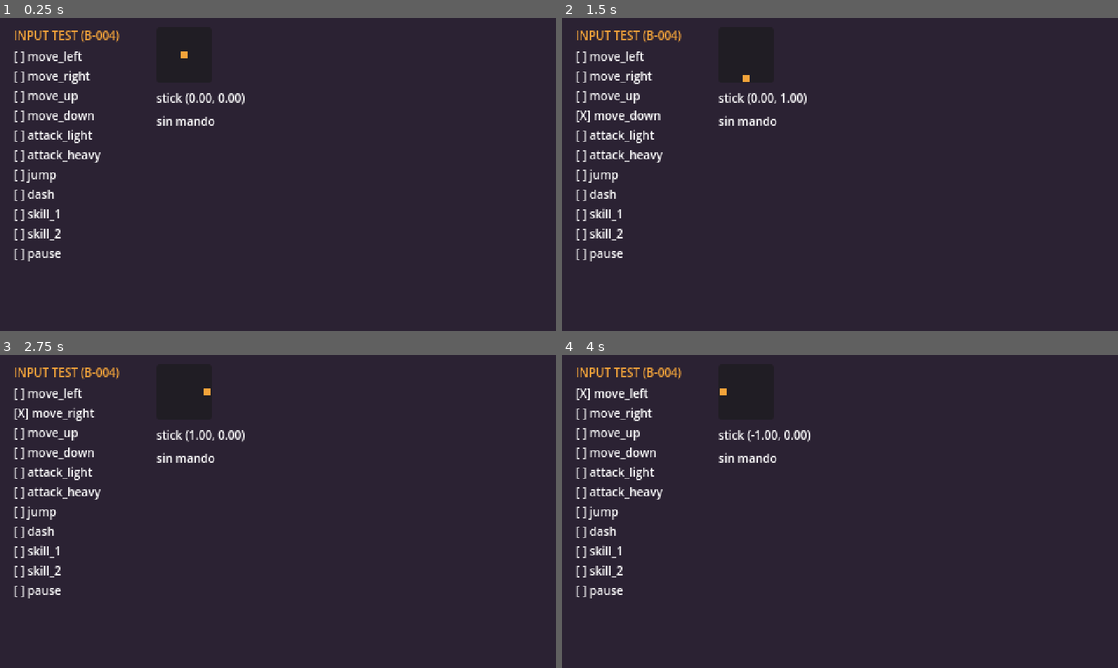
Above: before the commit, frames 1-4 (two rows, left to right).
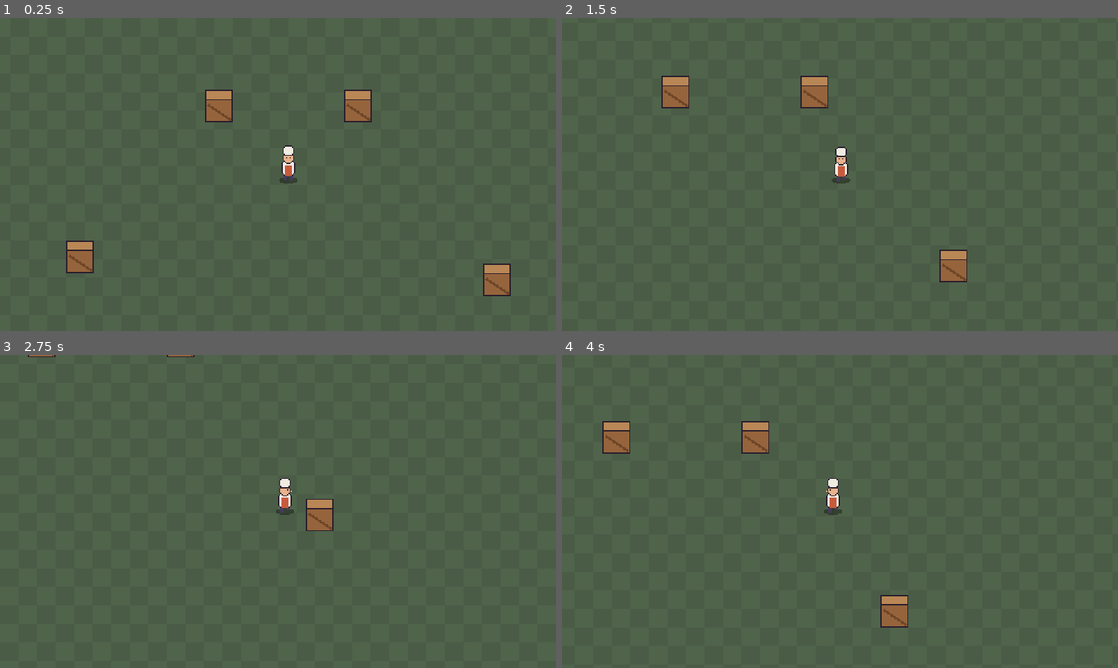
Above: after the commit, the same moments.

Repository: xNeku/cookerlegacy
Game: Godot game, scene res://game/main/main.tscn
Two runs of this game, one before a commit and one after it. Both use one fixed random seed, a clock stepped at 60 frames per second and the inputs below.
Inputs:
- Up to frame 1 (0.25 s): no input
- Up to frame 2 (1.5 s): hold D (move_right) 0.53-1.28 s; tap K (attack_heavy) at 0.6 s; tap Space (jump) at 0.77 s; hold S (move_down) from 1.28 s (still down); tap J (attack_light) at 1.35 s
- Up to frame 3 (2.75 s): tap Space (jump) at 1.52 s; release S (move_down) at 2.03 s; hold D (move_right) from 2.03 s (still down); tap L (dash) at 2.1 s
- Up to frame 4 (4 s): release D (move_right) at 2.78 s; hold W (move_up) 2.78-3.53 s; tap K (attack_heavy) at 2.85 s; tap Space (jump) at 3.02, 3.77 s; hold A (move_left) from 3.53 s (still down); tap J (attack_light) at 3.6 s

The runs differ from the first frame. In frame 1, 99% of the frame differs, in the area x 0-100%, y 0-100%; in frame 2, 100%; in frame 3, 100%; in frame 4, 100%.

Commit message:
B-006: cocinero con movimiento analógico, anim 4 dir, máquina de estados, cámara y arena mínima con Y-sort
Co-Authored-By: Claude Opus 5.5 <noreply@anthropic.com>
Claude-Session: https://claude.ai/code/session_019opLeEuLpxTACDT7pgCg4z

Diff:
--- /dev/null
+++ b/game/camera/game_camera.gd
@@ -0,0 +1,18 @@
+class_name GameCamera
+extends Camera2D
+## Cámara que sigue a un objetivo. El suavizado y los límites son propiedades de Camera2D
+## (Inspector › Position Smoothing / Limit). Aquí vivirá el screenshake (B-011).
+
+## Nodo al que sigue (normalmente el Player).
+@export var target: Node2D
+
+
+func _ready() -> void:
+	if target:
+		global_position = target.global_position
+		reset_smoothing()
+
+
+func _physics_process(_delta: float) -> void:
+	if target:
+		global_position = target.global_position
--- /dev/null
+++ b/game/camera/game_camera.tscn
@@ -0,0 +1,9 @@
+[gd_scene format=3]
+
+[ext_resource type="Script" path="res://game/camera/game_camera.gd" id="1_cam"]
+
+[node name="GameCamera" type="Camera2D"]
+process_callback = 0
+position_smoothing_enabled = true
+position_smoothing_speed = 8.0
+script = ExtResource("1_cam")
--- /dev/null
+++ b/game/core/state.gd
@@ -0,0 +1,27 @@
+class_name State
+extends Node
+## Un estado de una StateMachine. Cada estado es un nodo hijo de la máquina.
+## Se sobreescriben solo las funciones que hagan falta.
+
+## Máquina a la que pertenece. La asigna StateMachine al arrancar.
+var machine: StateMachine
+
+
+## Al entrar en el estado. `previous` es el estado del que venimos (null al arrancar).
+func enter(_previous: State) -> void:
+	pass
+
+
+## Al salir del estado.
+func exit() -> void:
+	pass
+
+
+## Cada frame de física mientras el estado está activo.
+func physics_update(_delta: float) -> void:
+	pass
+
+
+## Input suelto (pulsaciones) mientras el estado está activo.
+func handle_input(_event: InputEvent) -> void:
+	pass
--- /dev/null
+++ b/game/core/state_machine.gd
@@ -0,0 +1,59 @@
+class_name StateMachine
+extends Node
+## Ejecuta un estado cada vez. Los estados son sus nodos hijo (State).
+## Para añadir un estado: nodo hijo nuevo con un script que extienda State.
+
+## Emitida al cambiar de estado. Útil para debug o para que otros reaccionen.
+signal state_changed(from: State, to: State)
+
+## Estado con el que arranca. Si se deja vacío, usa el primer hijo.
+@export var initial_state: State
+
+var current: State
+
+
+func _ready() -> void:
+	for child in get_children():
+		if child is State:
+			child.machine = self
+	# Esperamos a que el dueño (Player, enemigo...) esté listo antes del primer enter().
+	await owner.ready
+	var first: State = initial_state if initial_state else _first_state()
+	_switch(first)
+
+
+func _physics_process(delta: float) -> void:
+	if current:
+		current.physics_update(delta)
+
+
+func _unhandled_input(event: InputEvent) -> void:
+	if current:
+		current.handle_input(event)
+
+
+## Cambia al estado hijo con ese nombre de nodo, p. ej. change_to(&"Move").
+func change_to(state_name: StringName) -> void:
+	var next := get_node_or_null(NodePath(state_name)) as State
+	if next == null:
+		push_error("StateMachine: no existe el estado '%s'" % state_name)
+		return
+	if next == current:
+		return
+	_switch(next)
+
+
+func _switch(next: State) -> void:
+	var previous := current
+	if previous:
+		previous.exit()
+	current = next
+	current.enter(previous)
+	state_changed.emit(previous, current)
+
+
+func _first_state() -> State:
+	for child in get_children():
+		if child is State:
+			return child
+	return null
--- /dev/null
+++ b/game/levels/arena/arena.tscn
@@ -0,0 +1,68 @@
+[gd_scene format=3]
+
+[ext_resource type="Texture2D" path="res://assets/placeholder/floor_placeholder.png" id="1_floor"]
+[ext_resource type="PackedScene" path="res://game/player/player.tscn" id="2_player"]
+[ext_resource type="PackedScene" path="res://game/levels/props/crate.tscn" id="3_crate"]
+[ext_resource type="PackedScene" path="res://game/camera/game_camera.tscn" id="4_cam"]
+
+[sub_resource type="RectangleShape2D" id="RectangleShape2D_h"]
+size = Vector2(1024, 32)
+
+[sub_resource type="RectangleShape2D" id="RectangleShape2D_v"]
+size = Vector2(32, 604)
+
+[node name="Arena" type="Node2D"]
+
+[node name="Floor" type="Sprite2D" parent="."]
+texture_repeat = 2
+texture = ExtResource("1_floor")
+centered = false
+region_enabled = true
+region_rect = Rect2(0, 0, 960, 540)
+
+[node name="Bounds" type="StaticBody2D" parent="."]
+collision_mask = 0
+
+[node name="Top" type="CollisionShape2D" parent="Bounds"]
+position = Vector2(480, -16)
+shape = SubResource("RectangleShape2D_h")
+
+[node name="Bottom" type="CollisionShape2D" parent="Bounds"]
+position = Vector2(480, 556)
+shape = SubResource("RectangleShape2D_h")
+
+[node name="Left" type="CollisionShape2D" parent="Bounds"]
+position = Vector2(-16, 270)
+shape = SubResource("RectangleShape2D_v")
+
+[node name="Right" type="CollisionShape2D" parent="Bounds"]
+position = Vector2(976, 270)
+shape = SubResource("RectangleShape2D_v")
+
+[node name="World" type="Node2D" parent="."]
+y_sort_enabled = true
+
+[node name="Player" parent="World" instance=ExtResource("2_player")]
+position = Vector2(480, 300)
+
+[node name="Crate" parent="World" instance=ExtResource("3_crate")]
+position = Vector2(420, 250)
+
+[node name="Crate2" parent="World" instance=ExtResource("3_crate")]
+position = Vector2(540, 250)
+
+[node name="Crate3" parent="World" instance=ExtResource("3_crate")]
+position = Vector2(300, 380)
+
+[node name="Crate4" parent="World" instance=ExtResource("3_crate")]
+position = Vector2(660, 400)
+
+[node name="Crate5" parent="World" instance=ExtResource("3_crate")]
+position = Vector2(200, 160)
+
+[node name="GameCamera" parent="." node_paths=PackedStringArray("target") instance=ExtResource("4_cam")]
+limit_left = 0
+limit_top = 0
+limit_right = 960
+limit_bottom = 540
+target = NodePath("../World/Player")
--- /dev/null
+++ b/game/levels/props/crate.tscn
@@ -0,0 +1,17 @@
+[gd_scene format=3]
+
+[ext_resource type="Texture2D" path="res://assets/placeholder/crate_placeholder.png" id="1_tex"]
+
+[sub_resource type="RectangleShape2D" id="RectangleShape2D_base"]
+size = Vector2(22, 8)
+
+[node name="Crate" type="StaticBody2D"]
+collision_mask = 0
+
+[node name="Sprite" type="Sprite2D" parent="."]
+texture = ExtResource("1_tex")
+offset = Vector2(0, -14)
+
+[node name="Collision" type="CollisionShape2D" parent="."]
+position = Vector2(0, -4)
+shape = SubResource("RectangleShape2D_base")
--- a/game/main/main.tscn
+++ b/game/main/main.tscn
@@ -1,7 +1,7 @@
 [gd_scene format=3]
 
-[ext_resource type="PackedScene" path="res://game/debug/input_tester.tscn" id="1_tester"]
+[ext_resource type="PackedScene" path="res://game/levels/arena/arena.tscn" id="1_arena"]
 
 [node name="Main" type="Node"]
 
-[node name="InputTester" parent="." instance=ExtResource("1_tester")]
+[node name="Arena" parent="." instance=ExtResource("1_arena")]
--- /dev/null
+++ b/game/player/chef_placeholder_frames.tres
@@ -0,0 +1,162 @@
+[gd_resource type="SpriteFrames" format=3]
+
+[ext_resource type="Texture2D" path="res://assets/placeholder/chef_placeholder.png" id="1_cab1c"]
+
+[sub_resource type="AtlasTexture" id="AtlasTexture_tnmqa"]
+atlas = ExtResource("1_cab1c")
+region = Rect2(0, 0, 32, 32)
+
+[sub_resource type="AtlasTexture" id="AtlasTexture_pkgdj"]
+atlas = ExtResource("1_cab1c")
+region = Rect2(32, 0, 32, 32)
+
+[sub_resource type="AtlasTexture" id="AtlasTexture_glu4w"]
+atlas = ExtResource("1_cab1c")
+region = Rect2(0, 64, 32, 32)
+
+[sub_resource type="AtlasTexture" id="AtlasTexture_hihk8"]
+atlas = ExtResource("1_cab1c")
+region = Rect2(32, 64, 32, 32)
+
+[sub_resource type="AtlasTexture" id="AtlasTexture_584tn"]
+atlas = ExtResource("1_cab1c")
+region = Rect2(0, 32, 32, 32)
+
+[sub_resource type="AtlasTexture" id="AtlasTexture_ur52f"]
+atlas = ExtResource("1_cab1c")
+region = Rect2(32, 32, 32, 32)
+
+[sub_resource type="AtlasTexture" id="AtlasTexture_qr8ts"]
+atlas = ExtResource("1_cab1c")
+region = Rect2(0, 96, 32, 32)
+
+[sub_resource type="AtlasTexture" id="AtlasTexture_rorio"]
+atlas = ExtResource("1_cab1c")
+region = Rect2(32, 96, 32, 32)
+
+[sub_resource type="AtlasTexture" id="AtlasTexture_f50k3"]
+atlas = ExtResource("1_cab1c")
+region = Rect2(64, 96, 32, 32)
+
+[sub_resource type="AtlasTexture" id="AtlasTexture_61lxj"]
+atlas = ExtResource("1_cab1c")
+region = Rect2(96, 96, 32, 32)
+
+[sub_resource type="AtlasTexture" id="AtlasTexture_xx24n"]
+atlas = ExtResource("1_cab1c")
+region = Rect2(0, 160, 32, 32)
+
+[sub_resource type="AtlasTexture" id="AtlasTexture_oefhd"]
+atlas = ExtResource("1_cab1c")
+region = Rect2(32, 160, 32, 32)
+
+[sub_resource type="AtlasTexture" id="AtlasTexture_tqo32"]
+atlas = ExtResource("1_cab1c")
+region = Rect2(64, 160, 32, 32)
+
+[sub_resource type="AtlasTexture" id="AtlasTexture_s7ced"]
+atlas = ExtResource("1_cab1c")
+region = Rect2(96, 160, 32, 32)
+
+[sub_resource type="AtlasTexture" id="AtlasTexture_rqpls"]
+atlas = ExtResource("1_cab1c")
+region = Rect2(0, 128, 32, 32)
+
+[sub_resource type="AtlasTexture" id="AtlasTexture_2wask"]
+atlas = ExtResource("1_cab1c")
+region = Rect2(32, 128, 32, 32)
+
+[sub_resource type="AtlasTexture" id="AtlasTexture_1fsvm"]
+atlas = ExtResource("1_cab1c")
+region = Rect2(64, 128, 32, 32)
+
+[sub_resource type="AtlasTexture" id="AtlasTexture_3loru"]
+atlas = ExtResource("1_cab1c")
+region = Rect2(96, 128, 32, 32)
+
+[resource]
+animations = [{
+"frames": [{
+"duration": 1.0,
+"texture": SubResource("AtlasTexture_tnmqa")
+}, {
+"duration": 1.0,
+"texture": SubResource("AtlasTexture_pkgdj")
+}],
+"loop": 1,
+"name": &"idle_down",
+"speed": 3.0
+}, {
+"frames": [{
+"duration": 1.0,
+"texture": SubResource("AtlasTexture_glu4w")
+}, {
+"duration": 1.0,
+"texture": SubResource("AtlasTexture_hihk8")
+}],
+"loop": 1,
+"name": &"idle_side",
+"speed": 3.0
+}, {
+"frames": [{
+"duration": 1.0,
+"texture": SubResource("AtlasTexture_584tn")
+}, {
+"duration": 1.0,
+"texture": SubResource("AtlasTexture_ur52f")
+}],
+"loop": 1,
+"name": &"idle_up",
+"speed": 3.0
+}, {
+"frames": [{
+"duration": 1.0,
+"texture": SubResource("AtlasTexture_qr8ts")
+}, {
+"duration": 1.0,
+"texture": SubResource("AtlasTexture_rorio")
+}, {
+"duration": 1.0,
+"texture": SubResource("AtlasTexture_f50k3")
+}, {
+"duration": 1.0,
+"texture": SubResource("AtlasTexture_61lxj")
+}],
+"loop": 1,
+"name": &"walk_down",
+"speed": 8.0
+}, {
+"frames": [{
+"duration": 1.0,
+"texture": SubResource("AtlasTexture_xx24n")
+}, {
+"duration": 1.0,
+"texture": SubResource("AtlasTexture_oefhd")
+}, {
+"duration": 1.0,
+"texture": SubResource("AtlasTexture_tqo32")
+}, {
+"duration": 1.0,
+"texture": SubResource("AtlasTexture_s7ced")
+}],
+"loop": 1,
+"name": &"walk_side",
+"speed": 8.0
+}, {
+"frames": [{
+"duration": 1.0,
+"texture": SubResource("AtlasTexture_rqpls")
+}, {
+"duration": 1.0,
+"texture": SubResource("AtlasTexture_2wask")
+}, {
+"duration": 1.0,
+"texture": SubResource("AtlasTexture_1fsvm")
+}, {
+"duration": 1.0,
+"texture": SubResource("AtlasTexture_3loru")
+}],
+"loop": 1,
+"name": &"walk_up",
+"speed": 8.0
+}]
--- /dev/null
+++ b/game/player/player.gd
@@ -0,0 +1,82 @@
+class_name Player
+extends CharacterBody2D
+## El cocinero. Aquí viven sus datos y acciones básicas (moverse, girarse, animar).
+## Qué hace en cada momento lo deciden los estados de %StateMachine.
+
+@export_group("Movimiento")
+## Velocidad máxima en píxeles/segundo con el stick al fondo.
+@export var max_speed: float = 110.0
+## Cuánto tarda en llegar a la velocidad máxima (px/s²). Más alto = más reactivo.
+@export var acceleration: float = 900.0
+## Cuánto frena al soltar (px/s²). Más alto = para en seco.
+@export var friction: float = 1100.0
+
+@export_group("Orientación")
+## En diagonales casi perfectas, cuánto tiene que dominar un eje para cambiar de lado/arriba/abajo.
+## Evita que la animación parpadee entre dos direcciones. 0 = sin margen.
+@export_range(0.0, 0.5) var facing_hysteresis: float = 0.15
+
+@export_group("Animación")
+## La animación de andar va más rápida o lenta según la velocidad real (útil con stick a medias).
+@export var scale_walk_with_speed: bool = true
+## Velocidad mínima de reproducción de andar, para que a paso lento no parezca congelado.
+@export_range(0.1, 1.0) var min_walk_anim_speed: float = 0.4
+
+## Dirección cardinal a la que mira: DOWN, UP, LEFT o RIGHT.
+var facing: Vector2 = Vector2.DOWN
+
+@onready var sprite: AnimatedSprite2D = %Sprite
+@onready var state_machine: StateMachine = %StateMachine
+
+
+## Vector del stick/WASD. Longitud 0..1 (analógico real; en teclado la diagonal se normaliza).
+func get_move_input() -> Vector2:
+	return Input.get_vector("move_left", "move_right", "move_up", "move_down")
+
+
+## Acelera hacia `direction`. Con el stick a medias, la velocidad objetivo es menor.
+func accelerate_towards(direction: Vector2, delta: float) -> void:
+	velocity = velocity.move_toward(direction * max_speed, acceleration * delta)
+
+
+func apply_friction(delta: float) -> void:
+	velocity = velocity.move_toward(Vector2.ZERO, friction * delta)
+
+
+## Actualiza `facing` a la dirección cardinal más cercana a `direction`.
+func update_facing(direction: Vector2) -> void:
+	if direction.is_zero_approx():
+		return
+	var ax := absf(direction.x)
+	var ay := absf(direction.y)
+	var facing_is_horizontal := facing.x != 0.0
+	# Si la diferencia entre ejes es pequeña, mantenemos el eje actual (histéresis).
+	if absf(ax - ay) < facing_hysteresis * direction.length():
+		if facing_is_horizontal and direction.x != 0.0:
+			facing = Vector2(signf(direction.x), 0.0)
+			return
+		if not facing_is_horizontal and direction.y != 0.0:
+			facing = Vector2(0.0, signf(direction.y))
+			return
+	if ax > ay:
+		facing = Vector2(signf(direction.x), 0.0)
+	else:
+		facing = Vector2(0.0, signf(direction.y))
+
+
+## Reproduce "<base>_down/up/side" según `facing`. El lado izquierdo es el derecho en espejo.
+func play_animation(base: String) -> void:
+	var suffix := "side" if facing.x != 0.0 else ("up" if facing.y < 0.0 else "down")
+	sprite.flip_h = facing.x < 0.0
+	var anim := base + "_" + suffix
+	if sprite.animation != anim:
+		sprite.play(anim)
+
+
+## Ajusta la velocidad de la animación de andar a lo rápido que se mueve.
+func update_walk_anim_speed() -> void:
+	if not scale_walk_with_speed:
+		sprite.speed_scale = 1.0
+		return
+	var ratio := velocity.length() / max_speed
+	sprite.speed_scale = clampf(ratio, min_walk_anim_speed, 1.0)
--- /dev/null
+++ b/game/player/player.tscn
@@ -0,0 +1,42 @@
+[gd_scene format=3]
+
+[ext_resource type="Script" path="res://game/player/player.gd" id="1_player"]
+[ext_resource type="Texture2D" path="res://assets/placeholder/shadow_placeholder.png" id="2_shadow"]
+[ext_resource type="SpriteFrames" path="res://game/player/chef_placeholder_frames.tres" id="3_frames"]
+[ext_resource type="Script" path="res://game/core/state_machine.gd" id="4_sm"]
+[ext_resource type="Script" path="res://game/player/states/idle.gd" id="5_idle"]
+[ext_resource type="Script" path="res://game/player/states/move.gd" id="6_move"]
+
+[sub_resource type="CircleShape2D" id="CircleShape2D_feet"]
+radius = 5.0
+
+[node name="Player" type="CharacterBody2D"]
+collision_layer = 2
+collision_mask = 5
+motion_mode = 1
+script = ExtResource("1_player")
+
+[node name="Shadow" type="Sprite2D" parent="."]
+texture = ExtResource("2_shadow")
+
+[node name="Sprite" type="AnimatedSprite2D" parent="."]
+unique_name_in_owner = true
+sprite_frames = ExtResource("3_frames")
+animation = &"idle_down"
+autoplay = "idle_down"
+offset = Vector2(0, -15)
+
+[node name="Collision" type="CollisionShape2D" parent="."]
+position = Vector2(0, -2)
+shape = SubResource("CircleShape2D_feet")
+
+[node name="StateMachine" type="Node" parent="." node_paths=PackedStringArray("initial_state")]
+unique_name_in_owner = true
+script = ExtResource("4_sm")
+initial_state = NodePath("Idle")
+
+[node name="Idle" type="Node" parent="StateMachine"]
+script = ExtResource("5_idle")
+
+[node name="Move" type="Node" parent="StateMachine"]
+script = ExtResource("6_move")
--- /dev/null
+++ b/game/player/states/idle.gd
@@ -0,0 +1,15 @@
+extends PlayerState
+## Quieto. Frena lo que quede de inercia y espera input.
+
+
+func enter(_previous: State) -> void:
+	player.sprite.speed_scale = 1.0
+	player.play_animation("idle")
+
+
+func physics_update(delta: float) -> void:
+	if not player.get_move_input().is_zero_approx():
+		machine.change_to(&"Move")
+		return
+	player.apply_friction(delta)
+	player.move_and_slide()
--- /dev/null
+++ b/game/player/states/move.gd
@@ -0,0 +1,14 @@
+extends PlayerState
+## Andando. Movimiento analógico; la animación sigue la dirección cardinal más cercana.
+
+
+func physics_update(delta: float) -> void:
+	var input := player.get_move_input()
+	if input.is_zero_approx():
+		machine.change_to(&"Idle")
+		return
+	player.update_facing(input)
+	player.accelerate_towards(input, delta)
+	player.move_and_slide()
+	player.play_animation("walk")
+	player.update_walk_anim_speed()
--- /dev/null
+++ b/game/player/states/player_state.gd
@@ -0,0 +1,8 @@
+class_name PlayerState
+extends State
+## Base de los estados del cocinero. Da acceso tipado al Player.
+
+## El Player dueño de este estado (la raíz de player.tscn).
+var player: Player:
+	get:
+		return owner as Player
--- a/project.godot
+++ b/project.godot
@@ -113,6 +113,10 @@
 2d_physics/layer_5="enemy_hitbox"
 2d_physics/layer_6="pickups"
 
+[physics]
+
+common/physics_interpolation=true
+
 [rendering]
 
 textures/canvas_textures/default_texture_filter=0
Binary file added: assets/placeholder/chef_placeholder.png
Not shown, added: assets/placeholder/chef_placeholder.png.import
Binary file added: assets/placeholder/crate_placeholder.png
Not shown, added: assets/placeholder/crate_placeholder.png.import
Binary file added: assets/placeholder/floor_placeholder.png
Not shown, added: assets/placeholder/floor_placeholder.png.import
Binary file added: assets/placeholder/shadow_placeholder.png
Not shown, added: assets/placeholder/shadow_placeholder.png.import
Not shown, added: game/camera/game_camera.gd.uid
Not shown, added: game/core/state.gd.uid
Not shown, added: game/core/state_machine.gd.uid
Not shown, added: game/player/player.gd.uid
(and 6 more such lines)
